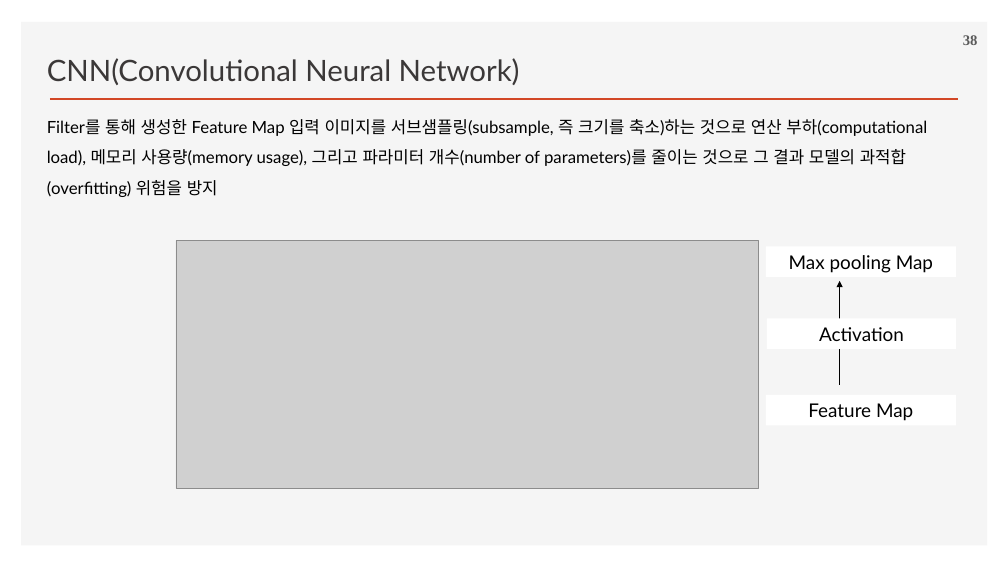
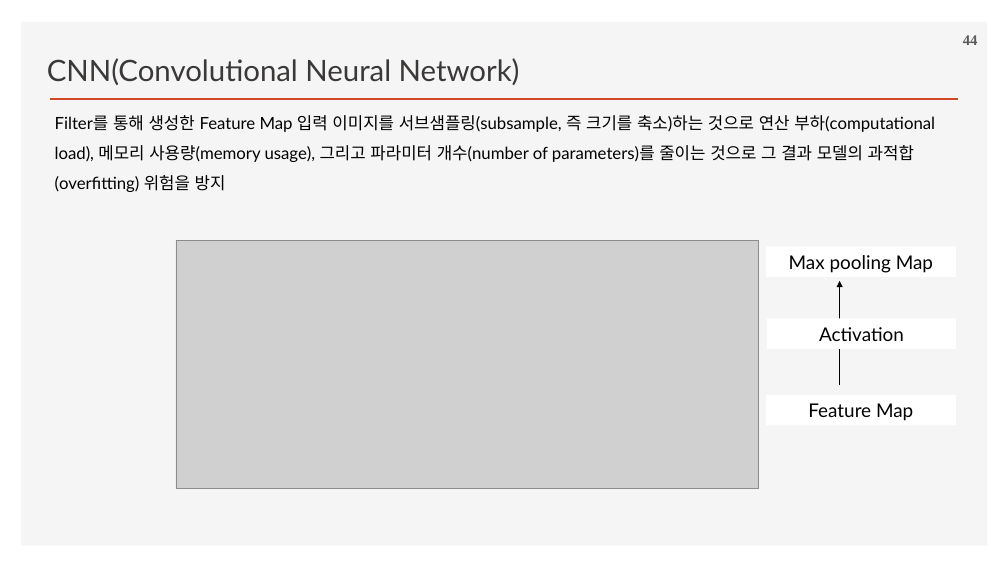
Before and after one commit to ancestor9/2026_Fall_Deep-Learning-with-Python, a slide deck: slide 44 of Chapter 08 Image Classification.pptx (slide 38 before the commit). Drawn at 1008x567 pixels with LibreOffice and Linux fonts; fonts in the diff are those of the drawing; grey boxes stand for pictures; background and template pictures are left out. Boxes give left, top, right and bottom in pixels: in the first picture for what was removed or moved away, otherwise in the second. Text is boxed around its words. In the diff, an @@ line names an element or a change of style, - is before the commit and + after.

```diff
--- a/Chapter 08 Image Classification.pptx
+++ b/Chapter 08 Image Classification.pptx
@@ page number at box(963, 35, 978, 45): text changed @@
-38
+44
@@ text "Filter를 통해 생성한 Feature Map ...": place and size @@
-text "Filter를 통해 생성한 Feature Map ..." at box(47, 119, 927, 197)
+text "Filter를 통해 생성한 Feature Map ..." at box(55, 115, 935, 192)
```
Also in this commit, not shown: 17 other slides changed, 3 slides added.
